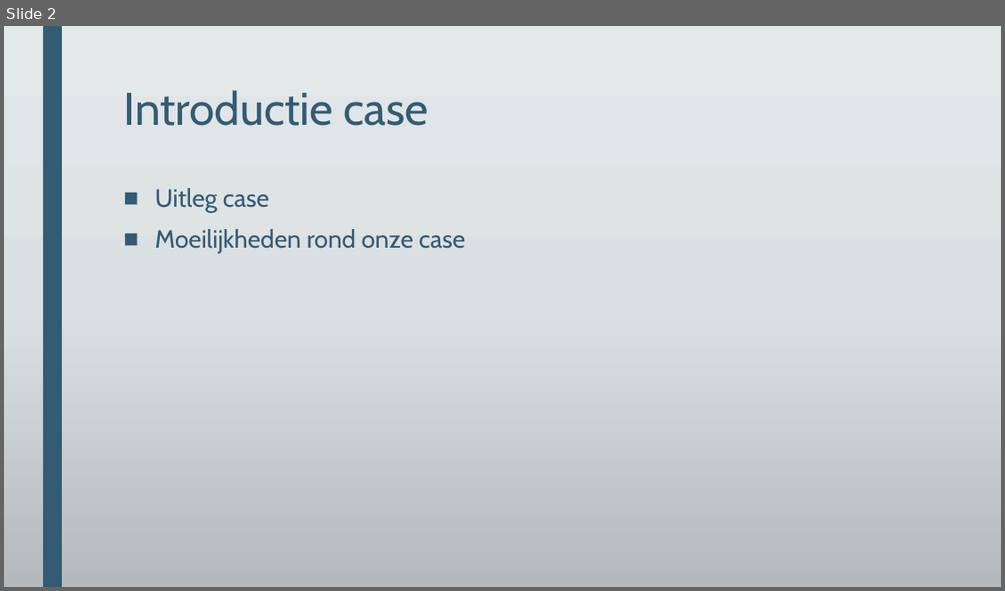
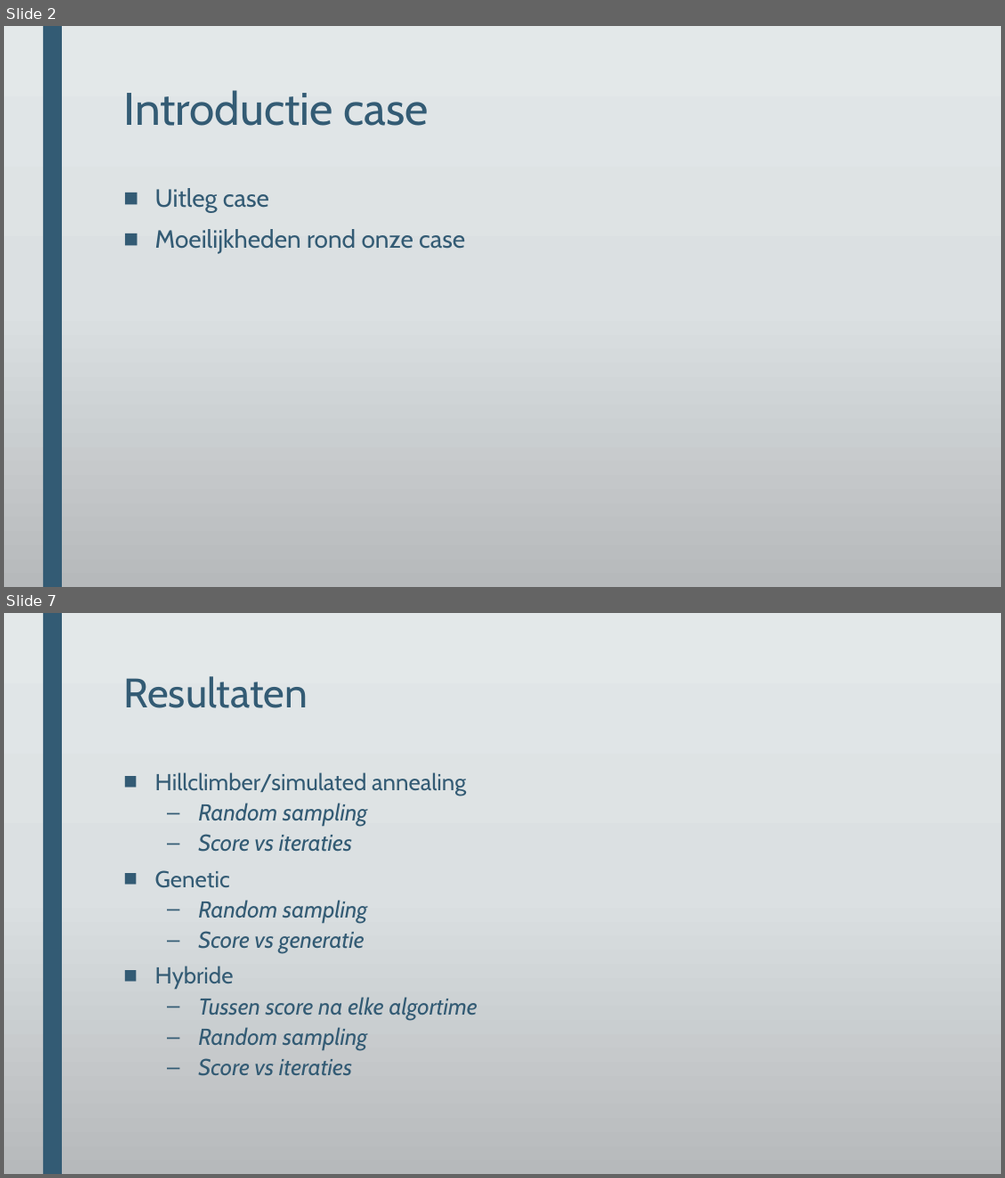
Before and after one commit to DeRoostermakers/Heuristieken, a slide deck: Presentaties/storyboard eindpresentatie.pptx. Shown one above the other, each under a label of ours: slide 2 before the commit, slides 2 and 7 after it; the slides between them are not shown. The pictures are 1005x591 and 1005x1178 pixels, drawn with LibreOffice and Linux fonts; fonts in the diff are those of the drawing; background and template pictures are left out. Boxes give left, top, right and bottom in pixels: in the first picture for what was removed or moved away, otherwise in the second. Text is boxed around its words. In the diff, an @@ line names an element or a change of style, - is before the commit and + after.

```diff
--- a/Presentaties/storyboard eindpresentatie.pptx
+++ b/Presentaties/storyboard eindpresentatie.pptx
@@ slide 7 added at [4,613,1001,1174], background gradient #E3E8EA to #DCE0E2 to #B6BABC; not listed: 1 template element that a slide beside it also shows @@
@@ title added at [123,676,307,708], 39.6 pt, text #335B74 @@
+Resultaten
@@ text added at [155,772,477,1076], 22.2 pt, text #335B74, italic @@
+■ Hillclimber/simulated annealing
+  – Random sampling
+  – Score vs iteraties
+■ Genetic
+  – Random sampling
+  – Score vs generatie
+■ Hybride
+  – Tussen score na elke algortime
+  – Random sampling
+  – Score vs iteraties
```
Also in this commit, not shown: 5 other slides added, 2 other files.
